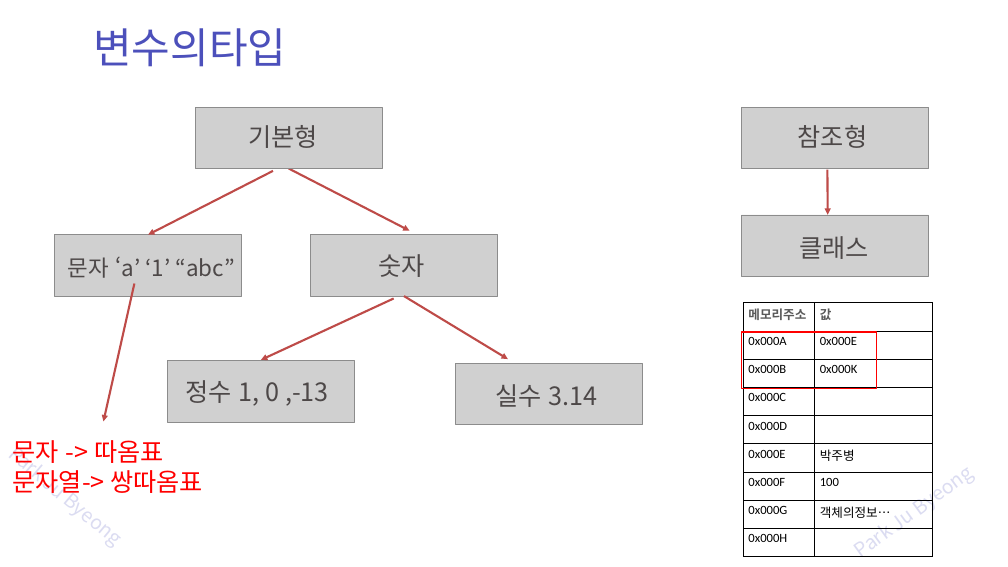
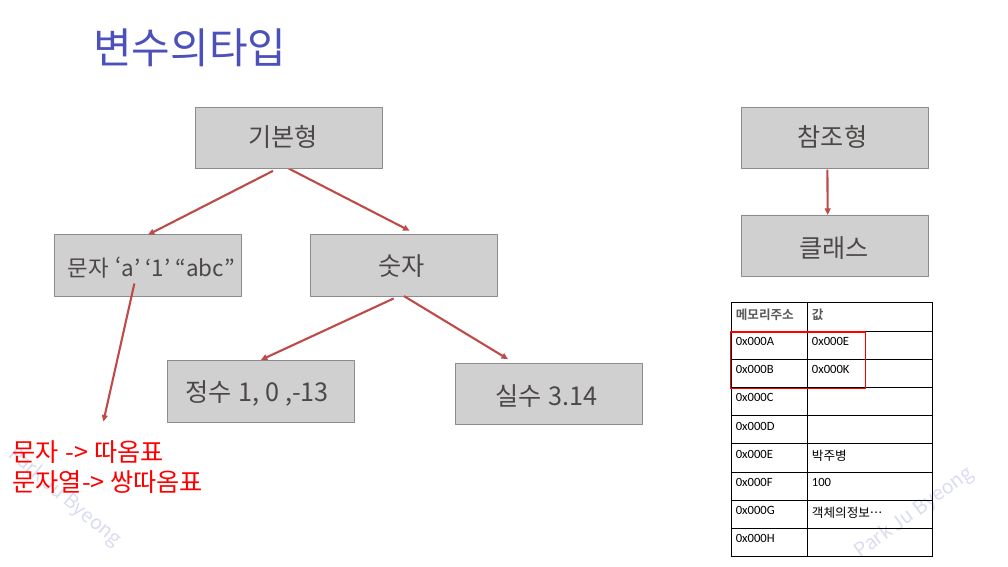
Before and after one commit to zest132/JavaLecture, a slide deck: slide 39 of JavaLecture/LectureFile/java 1강 변수.pptx (slide 37 before the commit). Drawn at 1008x567 pixels with LibreOffice and Linux fonts; fonts in the diff are those of the drawing; grey boxes stand for pictures. Boxes give left, top, right and bottom in pixels: in the first picture for what was removed or moved away, otherwise in the second. Text is boxed around its words. In the diff, an @@ line names an element or a change of style, - is before the commit and + after.

```diff
--- a/JavaLecture/LectureFile/java 1강 변수.pptx
+++ b/JavaLecture/LectureFile/java 1강 변수.pptx
@@ table: place and size @@
-table at [743,303,932,557]
+table at [731,303,932,557]
@@ rectangle: place and size @@
-rectangle at [742,332,876,388]
+rectangle at [731,332,865,388]
```
Also in this commit, not shown: 10 other slides changed, 2 slides added, 2 other files.
